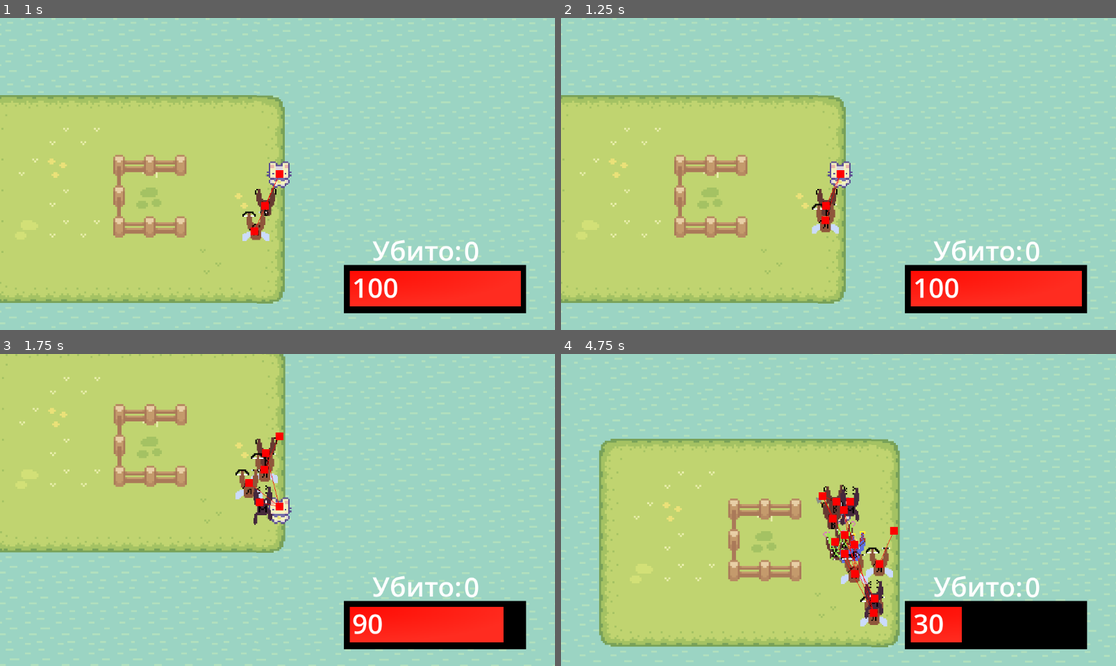
Above: before the commit, frames 1-4 (two rows, left to right).
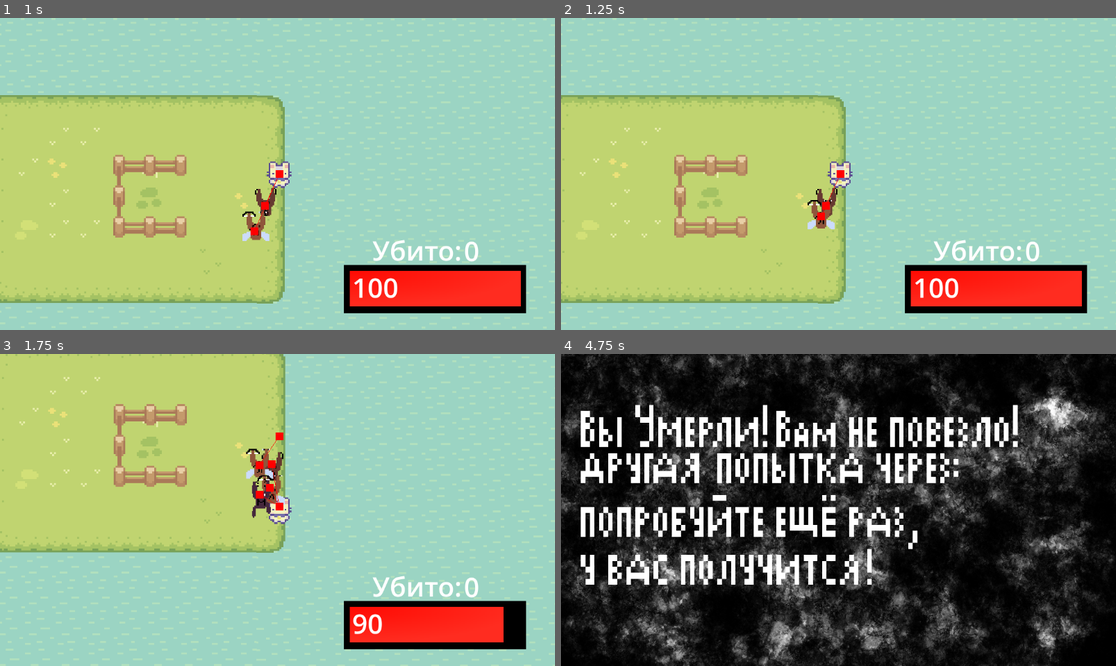
Above: after the commit, the same moments.

Repository: Nikmorking/war-of-impuls
Game: Godot game, scene res://сцены/node_2d.tscn
Two runs of this game, one before a commit and one after it. Both use one fixed random seed, a clock stepped at 60 frames per second and the inputs below.
Inputs (mouse positions are in pixels of both pictures, inside the frame that each line leads up to):
- Up to frame 1 (1 s): tap Enter (ui_accept) at 0.5, 0.77 s; move the mouse to (399, 158) at 0.52 s; hold Right (ui_right) from 0.53 s (still down); tap 1 (spawn_1) at 0.6 s; tap 2 (spawn_2) at 0.8 s
- Up to frame 2 (1.25 s): keep holding Right (ui_right)
- Up to frame 3 (1.75 s): move the mouse to (166, 525) at 1.27 s; release Right (ui_right) at 1.28 s; hold Down (ui_down) from 1.28 s (still down); tap 2 (spawn_2) at 1.35 s; tap Enter (ui_accept) at 1.52 s; tap 3 (spawn_3) at 1.55 s
- Up to frame 4 (4.75 s): move the mouse to (894, 441) at 2.02 s; release Down (ui_down) at 2.03 s; hold Right (ui_right) 2.03-2.78 s; tap 3 (spawn_3) at 2.1 s; tap 4 (spawn_4) at 2.3, 2.85 s; move the mouse to (810, 572) at 2.77 s; hold Up (ui_up) 2.78-3.53 s; tap Enter (ui_accept) at 3.02, 3.77, 4.52 s; tap 5 (spawn_5) at 3.05, 3.6 s; move the mouse to (1005, 556) at 3.52 s; hold Left (ui_left) from 3.53 s (still down); tap 1 (spawn_1) at 3.8 s; move the mouse to (672, 463) at 4.27 s; tap ` (devlog) at 4.35 s; tap 2 (spawn_2) at 4.55 s

Frame 1 is identical in both runs. In frame 2, 0.4% of the frame differs, in the area x 44-51%, y 51-70%; in frame 3, 1.3%; in frame 4, 97%, in the area x 0-100%, y 0-100%.

Commit message:
хиллер готов

Diff:
--- a/nft/scripts/баффер.gd
+++ b/nft/scripts/баффер.gd
@@ -1,4 +1,4 @@
-extends "res://scripts/воин.gd"
+extends "res://scripts/хиллер.gd"
 
 func _ready() -> void:
 	get_player()
@@ -19,10 +19,17 @@
 
 	pass
 
+
+
 func baf(body: Node2D) -> void:
-	if body.tipy != "хиллер":
-		player = body
-		if !body.top:
-			body.damage += 10
-			body.top = true
+	player = body
+	if !body.top:
+		body.damage += 10
+		body.SPEED += 10
+		body.top = true
 	pass
+
+
+func topr(body: Node2D) -> void:
+	body.top = false
+	pass # Replace with function body.
--- a/nft/scripts/хиллер.gd
+++ b/nft/scripts/хиллер.gd
@@ -1,4 +1,7 @@
 extends "res://scripts/воин.gd"
+
+var bodys: Array
+
 
 func _ready() -> void:
 	get_player()
@@ -20,10 +23,23 @@
 
 	pass
 
-func baf(body: Node2D) -> void:
-	if body.tipy != "баффер":
-		player = body
-		if !body.top:
-			body.health += 10
-			body.top = true
+func add(body: Node2D) -> void:
+	bodys.append(body)
+	player = body
 	pass
+
+
+func hill() -> void:
+	for i in bodys.size():
+		if bodys[i] != null:
+			bodys[i].health += 10
+			print(bodys[i].tipy)
+			if bodys[i].health >= bodys[i].max_health:
+				health = max_health
+				print("Всё")
+	pass # Replace with function body.
+
+
+func remove(body: Node2D) -> void:
+	bodys[bodys.bsearch(body)] = null
+	pass
--- a/nft/сцены/node_2d.tscn
+++ b/nft/сцены/node_2d.tscn
@@ -7,8 +7,7 @@
 [ext_resource type="Texture2D" uid="uid://vlknd2cx6mdb" path="res://asset/Tile/Fences.png" id="4_lyodw"]
 [ext_resource type="PackedScene" uid="uid://ciehno2dtgtce" path="res://сцены/player.tscn" id="5_dye2w"]
 [ext_resource type="Script" path="res://scripts/spawner.gd" id="7_kly5t"]
-[ext_resource type="Texture2D" uid="uid://xcaswa6m3jmo" path="res://asset/1_002.png" id="8_gh7k2"]
-[ext_resource type="Texture2D" uid="uid://curb4aj7ek84m" path="res://asset/умер.png" id="9_gufnj"]
+[ext_resource type="PackedScene" uid="uid://67chr5nrw2bd" path="res://сцены/ui.tscn" id="8_18ble"]
 
 [sub_resource type="TileSetAtlasSource" id="TileSetAtlasSource_5mvxk"]
 texture = ExtResource("1_gpw7w")
@@ -211,29 +210,6 @@
 polygons = Array[PackedInt32Array]([PackedInt32Array(0, 1, 2, 3), PackedInt32Array(3, 2, 4, 5), PackedInt32Array(5, 4, 6, 7), PackedInt32Array(7, 6, 1, 0, 8), PackedInt32Array(8, 0, 9), PackedInt32Array(10, 8, 9, 11)])
 outlines = Array[PackedVector2Array]([PackedVector2Array(321, 229, 162, 229, 162, 341, 321, 338)])
 
-[sub_resource type="LabelSettings" id="LabelSettings_tea7f"]
-font_size = 56
-
-[sub_resource type="Gradient" id="Gradient_2gkgb"]
-colors = PackedColorArray(1, 0.041864, 0.0125976, 1, 1, 0.174173, 0.127215, 1)
-
-[sub_resource type="GradientTexture2D" id="GradientTexture2D_pqrum"]
-gradient = SubResource("Gradient_2gkgb")
-width = 85
-height = 219
-fill = 1
-
-[sub_resource type="Gradient" id="Gradient_i5yq8"]
-
-[sub_resource type="GradientTexture2D" id="GradientTexture2D_vnx1g"]
-gradient = SubResource("Gradient_i5yq8")
-
-[sub_resource type="Gradient" id="Gradient_olvew"]
-colors = PackedColorArray(1, 1, 1, 1, 1, 1, 1, 1)
-
-[sub_resource type="GradientTexture2D" id="GradientTexture2D_8qhhn"]
-gradient = SubResource("Gradient_olvew")
-
 [node name="Node2D" type="Node2D"]
 script = ExtResource("1_eb1ss")
 metadata/_edit_vertical_guides_ = [297.0]
@@ -287,66 +263,4 @@
 position = Vector2(301, 305)
 script = ExtResource("7_kly5t")
 
-[node name="UI" type="CanvasLayer" parent="."]
-
-[node name="Label2" type="Label" parent="UI"]
-offset_left = 773.0
-offset_top = 444.0
-offset_right = 1107.0
-offset_bottom = 521.0
-text = "Убито:"
-label_settings = SubResource("LabelSettings_tea7f")
-
-[node name="Label3" type="Label" parent="UI"]
-offset_left = 963.0
-offset_top = 445.0
-offset_right = 1297.0
-offset_bottom = 522.0
-text = "0
-"
-label_settings = SubResource("LabelSettings_tea7f")
-
-[node name="ProgressBar" type="TextureProgressBar" parent="UI"]
-z_index = 1
-offset_left = 726.0
-offset_top = 525.0
-offset_right = 1081.0
-offset_bottom = 599.0
-value = 100.0
-nine_patch_stretch = true
-texture_progress = SubResource("GradientTexture2D_pqrum")
-
-[node name="Sprite2D" type="Sprite2D" parent="UI"]
-modulate = Color(0, 0, 0, 1)
-position = Vector2(903, 563)
-scale = Vector2(5.90625, 1.5625)
-texture = SubResource("GradientTexture2D_vnx1g")
-
-[node name="Label" type="Label" parent="UI"]
-z_index = 2
-offset_left = 731.0
-offset_top = 521.0
-offset_right = 1065.0
-offset_bottom = 598.0
-text = "10
-"
-label_settings = SubResource("LabelSettings_tea7f")
-
-[node name="black" type="Sprite2D" parent="UI"]
-visible = false
-z_index = 4
-position = Vector2(556, 316)
-scale = Vector2(19.4847, 11.2192)
-texture = SubResource("GradientTexture2D_8qhhn")
-
-[node name="black2" type="Sprite2D" parent="UI/black"]
-z_index = 4
-position = Vector2(0.502621, 0.0500755)
-scale = Vector2(0.0245718, 0.0450357)
-texture = ExtResource("8_gh7k2")
-
-[node name="Умер" type="Sprite2D" parent="UI/black/black2"]
-texture_filter = 1
-position = Vector2(-100.002, 26.6873)
-scale = Vector2(19.7214, 24.6301)
-texture = ExtResource("9_gufnj")
+[node name="UI" parent="." instance=ExtResource("8_18ble")]
--- /dev/null
+++ b/nft/сцены/ui.tscn
@@ -0,0 +1,91 @@
+[gd_scene load_steps=10 format=3 uid="uid://67chr5nrw2bd"]
+
+[ext_resource type="Texture2D" uid="uid://xcaswa6m3jmo" path="res://asset/1_002.png" id="1_11r4w"]
+[ext_resource type="Texture2D" uid="uid://curb4aj7ek84m" path="res://asset/умер.png" id="2_vd8p0"]
+
+[sub_resource type="LabelSettings" id="LabelSettings_tea7f"]
+font_size = 56
+
+[sub_resource type="Gradient" id="Gradient_2gkgb"]
+colors = PackedColorArray(1, 0.041864, 0.0125976, 1, 1, 0.174173, 0.127215, 1)
+
+[sub_resource type="GradientTexture2D" id="GradientTexture2D_pqrum"]
+gradient = SubResource("Gradient_2gkgb")
+width = 85
+height = 219
+fill = 1
+
+[sub_resource type="Gradient" id="Gradient_i5yq8"]
+
+[sub_resource type="GradientTexture2D" id="GradientTexture2D_vnx1g"]
+gradient = SubResource("Gradient_i5yq8")
+
+[sub_resource type="Gradient" id="Gradient_olvew"]
+colors = PackedColorArray(1, 1, 1, 1, 1, 1, 1, 1)
+
+[sub_resource type="GradientTexture2D" id="GradientTexture2D_8qhhn"]
+gradient = SubResource("Gradient_olvew")
+
+[node name="UI" type="CanvasLayer"]
+
+[node name="Label2" type="Label" parent="."]
+offset_left = 773.0
+offset_top = 444.0
+offset_right = 1107.0
+offset_bottom = 521.0
+text = "Убито:"
+label_settings = SubResource("LabelSettings_tea7f")
+
+[node name="Label3" type="Label" parent="."]
+offset_left = 963.0
+offset_top = 445.0
+offset_right = 1297.0
+offset_bottom = 522.0
+text = "0
+"
+label_settings = SubResource("LabelSettings_tea7f")
+
+[node name="ProgressBar" type="TextureProgressBar" parent="."]
+z_index = 1
+offset_left = 726.0
+offset_top = 525.0
+offset_right = 1081.0
+offset_bottom = 599.0
+value = 100.0
+nine_patch_stretch = true
+texture_progress = SubResource("GradientTexture2D_pqrum")
+
+[node name="Sprite2D" type="Sprite2D" parent="."]
+modulate = Color(0, 0, 0, 1)
+position = Vector2(903, 563)
+scale = Vector2(5.90625, 1.5625)
+texture = SubResource("GradientTexture2D_vnx1g")
+
+[node name="Label" type="Label" parent="."]
+z_index = 2
+offset_left = 731.0
+offset_top = 521.0
+offset_right = 1065.0
+offset_bottom = 598.0
+text = "10
+"
+label_settings = SubResource("LabelSettings_tea7f")
+
+[node name="black" type="Sprite2D" parent="."]
+visible = false
+z_index = 4
+position = Vector2(556, 316)
+scale = Vector2(19.4847, 11.2192)
+texture = SubResource("GradientTexture2D_8qhhn")
+
+[node name="black2" type="Sprite2D" parent="black"]
+z_index = 4
+position = Vector2(0.502621, 0.0500755)
+scale = Vector2(0.0245718, 0.0450357)
+texture = ExtResource("1_11r4w")
+
+[node name="Умер" type="Sprite2D" parent="black/black2"]
+texture_filter = 1
+position = Vector2(-100.002, 26.6873)
+scale = Vector2(19.7214, 24.6301)
+texture = ExtResource("2_vd8p0")
--- a/nft/сцены/Воин.tscn
+++ b/nft/сцены/Воин.tscn
@@ -1,7 +1,11 @@
-[gd_scene load_steps=3 format=3 uid="uid://j6oehfe0lyn4"]
+[gd_scene load_steps=4 format=3 uid="uid://j6oehfe0lyn4"]
 
 [ext_resource type="Script" path="res://scripts/воин.gd" id="1_17h4j"]
 [ext_resource type="Texture2D" uid="uid://dipbxlyv4cqq0" path="res://asset/враги/воин.png" id="1_bma60"]
+
+[sub_resource type="CapsuleShape2D" id="CapsuleShape2D_aqp5a"]
+radius = 4.28571
+height = 11.4286
 
 [node name="Воин" type="CharacterBody2D"]
 scale = Vector2(0.7, 0.7)
@@ -16,9 +20,6 @@
 [node name="Воин" type="Sprite2D" parent="."]
 texture_filter = 1
 texture = ExtResource("1_bma60")
-
-[node name="CollisionPolygon2D" type="CollisionPolygon2D" parent="."]
-polygon = PackedVector2Array(1.42857, 7.14286, 2.85714, 5.71429, 4.28571, 0, 5.71429, -2.85714, 5.71429, -8.57143, 1.42857, -1.42857, -1.42857, -1.42857, -4.28571, -7.14286, -5.71429, -5.71429, -2.85714, 0, -2.85714, 7.14286)
 
 [node name="Area2D" type="Area2D" parent="."]
 
@@ -39,6 +40,10 @@
 [node name="Timer2" type="Timer" parent="."]
 autostart = true
 
+[node name="CollisionShape2D" type="CollisionShape2D" parent="."]
+position = Vector2(0, 2.85714)
+shape = SubResource("CapsuleShape2D_aqp5a")
+
 [connection signal="body_entered" from="Area2D" to="." method="_on_area_2d_body_entered"]
 [connection signal="body_exited" from="Area2D" to="." method="_on_area_2d_body_exited"]
 [connection signal="timeout" from="Timer" to="." method="call_down"]
--- a/nft/сцены/Маг.tscn
+++ b/nft/сцены/Маг.tscn
@@ -6,10 +6,14 @@
 [sub_resource type="CircleShape2D" id="CircleShape2D_hih16"]
 radius = 81.4286
 
+[sub_resource type="CapsuleShape2D" id="CapsuleShape2D_7hxwo"]
+radius = 2.85714
+height = 11.4286
+
 [node name="маг" type="CharacterBody2D"]
 scale = Vector2(0.7, 0.7)
 collision_layer = 2
-collision_mask = 2
+collision_mask = 3
 script = ExtResource("1_recxx")
 health = 90
 SPEED = 50
@@ -19,9 +23,6 @@
 [node name="Маг" type="Sprite2D" parent="."]
 texture_filter = 1
 texture = ExtResource("1_eufb3")
-
-[node name="CollisionPolygon2D" type="CollisionPolygon2D" parent="."]
-polygon = PackedVector2Array(-2.85714, 5.71429, -4.28571, 0, -5.71429, -5.71429, -4.28571, -7.14286, -3, -2, 1, -2, 4.28571, -2.85714, 5.71429, -7.14286, 6, -2, 3, 3, 2.85714, 7.14286, 0, 8.57143)
 
 [node name="Area2D" type="Area2D" parent="."]
 
@@ -50,6 +51,10 @@
 [node name="Timer2" type="Timer" parent="."]
 wait_time = 0.6
 
+[node name="CollisionShape2D" type="CollisionShape2D" parent="."]
+position = Vector2(0, 2.85714)
+shape = SubResource("CapsuleShape2D_7hxwo")
+
 [connection signal="body_entered" from="Area2D" to="." method="_on_area_2d_body_entered"]
 [connection signal="body_exited" from="Area2D" to="." method="_on_area_2d_body_exited"]
 [connection signal="timeout" from="Timer" to="." method="call_down"]
--- a/nft/сцены/Пуля.tscn
+++ b/nft/сцены/Пуля.tscn
@@ -10,7 +10,7 @@
 light_mask = 2
 visibility_layer = 2
 scale = Vector2(0.5, 0.5)
-collision_mask = 3
+collision_mask = 7
 script = ExtResource("1_qs21c")
 speed = 0.05
 
--- a/nft/сцены/баффер.tscn
+++ b/nft/сцены/баффер.tscn
@@ -6,8 +6,8 @@
 [sub_resource type="CircleShape2D" id="CircleShape2D_ourww"]
 radius = 57.2142
 
-[sub_resource type="RectangleShape2D" id="RectangleShape2D_neqeq"]
-size = Vector2(7.14286, 10)
+[sub_resource type="CircleShape2D" id="CircleShape2D_c17xb"]
+radius = 4.28571
 
 [node name="баффер" type="CharacterBody2D"]
 scale = Vector2(0.7, 0.7)
@@ -15,19 +15,14 @@
 collision_mask = 6
 script = ExtResource("1_0qyse")
 max_health = 160
-health = 130
-SPEED = 70
+health = 60
+SPEED = 80
 tipy = "баффер"
 damage = 1
 
 [node name="Воин" type="Sprite2D" parent="."]
 texture_filter = 1
 texture = ExtResource("2_78eo3")
-
-[node name="Area2D" type="Area2D" parent="."]
-
-[node name="CollisionPolygon2D" type="CollisionPolygon2D" parent="Area2D"]
-polygon = PackedVector2Array(7, 13, 11, 4, 13, -9, 6, -19, -8, -19, -13, -5, -10, 6, -4, 13)
 
 [node name="Timer" type="Timer" parent="."]
 wait_time = 0.5
@@ -49,9 +44,8 @@
 
 [node name="CollisionShape2D" type="CollisionShape2D" parent="."]
 position = Vector2(0, 2.85714)
-shape = SubResource("RectangleShape2D_neqeq")
+shape = SubResource("CircleShape2D_c17xb")
 
-[connection signal="body_entered" from="Area2D" to="." method="_on_area_2d_body_entered"]
-[connection signal="body_exited" from="Area2D" to="." method="_on_area_2d_body_exited"]
 [connection signal="timeout" from="Timer" to="." method="call_down"]
 [connection signal="body_entered" from="Area2D2" to="." method="baf"]
+[connection signal="body_exited" from="Area2D2" to="." method="topr"]
--- a/nft/сцены/лучник.tscn
+++ b/nft/сцены/лучник.tscn
@@ -6,11 +6,15 @@
 [sub_resource type="CircleShape2D" id="CircleShape2D_6etvj"]
 radius = 78.6882
 
+[sub_resource type="CircleShape2D" id="CircleShape2D_cvivx"]
+radius = 4.28571
+
 [node name="Лучник" type="CharacterBody2D"]
 scale = Vector2(0.7, 0.7)
 collision_layer = 2
 collision_mask = 3
 script = ExtResource("1_a1ml1")
+max_health = 90
 health = 80
 SPEED = 60
 tipy = "Лучник"
@@ -19,9 +23,6 @@
 [node name="Лучник" type="Sprite2D" parent="."]
 texture_filter = 1
 texture = ExtResource("1_0qstw")
-
-[node name="CollisionPolygon2D" type="CollisionPolygon2D" parent="."]
-polygon = PackedVector2Array(-7.14286, -8.57143, -5.71429, -4.28571, -6, 2, -5.71429, 4.28571, -2.85714, 7.14286, 2.85714, 7.14286, 4.28571, 2.85714, 4.28571, 0, 5.71429, -10, 1.42857, -1.42857, -5.71429, -8.57143)
 
 [node name="Area2D" type="Area2D" parent="."]
 
@@ -32,9 +33,9 @@
 [node name="NavigationAgent2D" type="NavigationAgent2D" parent="."]
 path_desired_distance = 0.1
 avoidance_enabled = true
-radius = 41.14
-neighbor_distance = 15298.9
+radius = 100.0
 max_neighbors = 20
+avoidance_layers = 3
 avoidance_mask = 3
 debug_enabled = true
 
@@ -47,6 +48,10 @@
 [node name="Timer2" type="Timer" parent="."]
 wait_time = 0.5
 
+[node name="CollisionShape2D" type="CollisionShape2D" parent="."]
+position = Vector2(0, 2.85714)
+shape = SubResource("CircleShape2D_cvivx")
+
 [connection signal="body_entered" from="Area2D" to="." method="_on_area_2d_body_entered"]
 [connection signal="body_exited" from="Area2D" to="." method="_on_area_2d_body_exited"]
 [connection signal="timeout" from="Timer" to="." method="call_down"]
--- a/nft/сцены/хиллер.tscn
+++ b/nft/сцены/хиллер.tscn
@@ -6,8 +6,9 @@
 [sub_resource type="CircleShape2D" id="CircleShape2D_ourww"]
 radius = 57.2142
 
-[sub_resource type="RectangleShape2D" id="RectangleShape2D_neqeq"]
-size = Vector2(7.14286, 10)
+[sub_resource type="CapsuleShape2D" id="CapsuleShape2D_c1qyd"]
+radius = 4.28571
+height = 11.4286
 
 [node name="хиллер" type="CharacterBody2D"]
 scale = Vector2(0.7, 0.7)
@@ -15,15 +16,10 @@
 collision_mask = 6
 script = ExtResource("1_1y525")
 max_health = 160
-health = 130
-SPEED = 70
+health = 70
+SPEED = 60
 tipy = "хиллер"
 damage = 1
-
-[node name="Area2D" type="Area2D" parent="."]
-
-[node name="CollisionPolygon2D" type="CollisionPolygon2D" parent="Area2D"]
-polygon = PackedVector2Array(7, 13, 11, 4, 13, -9, 6, -19, -8, -19, -13, -5, -10, 6, -4, 13)
 
 [node name="Timer" type="Timer" parent="."]
 wait_time = 0.5
@@ -45,13 +41,16 @@
 
 [node name="CollisionShape2D" type="CollisionShape2D" parent="."]
 position = Vector2(0, 2.85714)
-shape = SubResource("RectangleShape2D_neqeq")
+shape = SubResource("CapsuleShape2D_c1qyd")
 
 [node name="Воин" type="Sprite2D" parent="."]
 texture_filter = 1
 texture = ExtResource("2_1rupd")
 
-[connection signal="body_entered" from="Area2D" to="." method="_on_area_2d_body_entered"]
-[connection signal="body_exited" from="Area2D" to="." method="_on_area_2d_body_exited"]
+[node name="Timer2" type="Timer" parent="."]
+autostart = true
+
 [connection signal="timeout" from="Timer" to="." method="call_down"]
-[connection signal="body_entered" from="Area2D2" to="." method="baf"]
+[connection signal="body_entered" from="Area2D2" to="." method="add"]
+[connection signal="body_exited" from="Area2D2" to="." method="remove"]
+[connection signal="timeout" from="Timer2" to="." method="hill"]
Not shown: 1 places in nft/сцены/node_2d.tscn that only renumber resources
Not shown: 1 places in nft/сцены/Маг.tscn that only renumber resources
Not shown: 1 places in nft/сцены/лучник.tscn that only renumber resources
